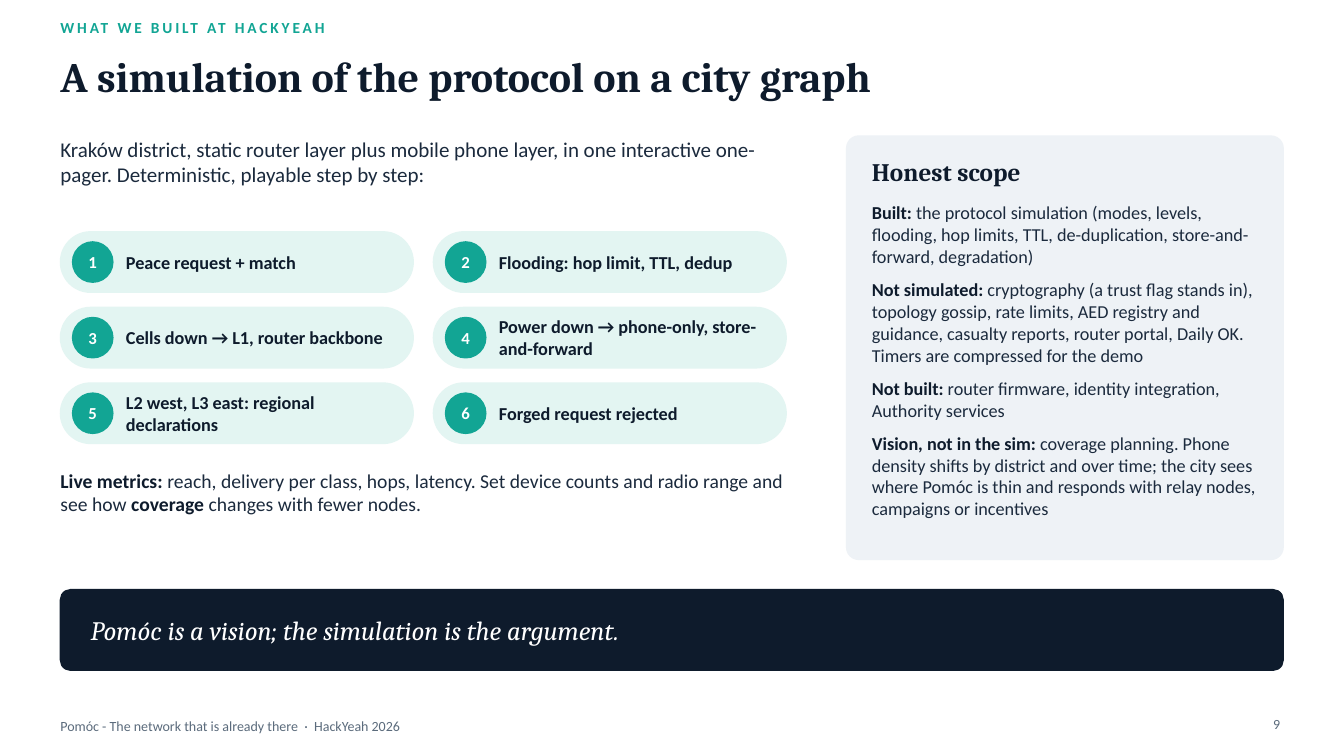
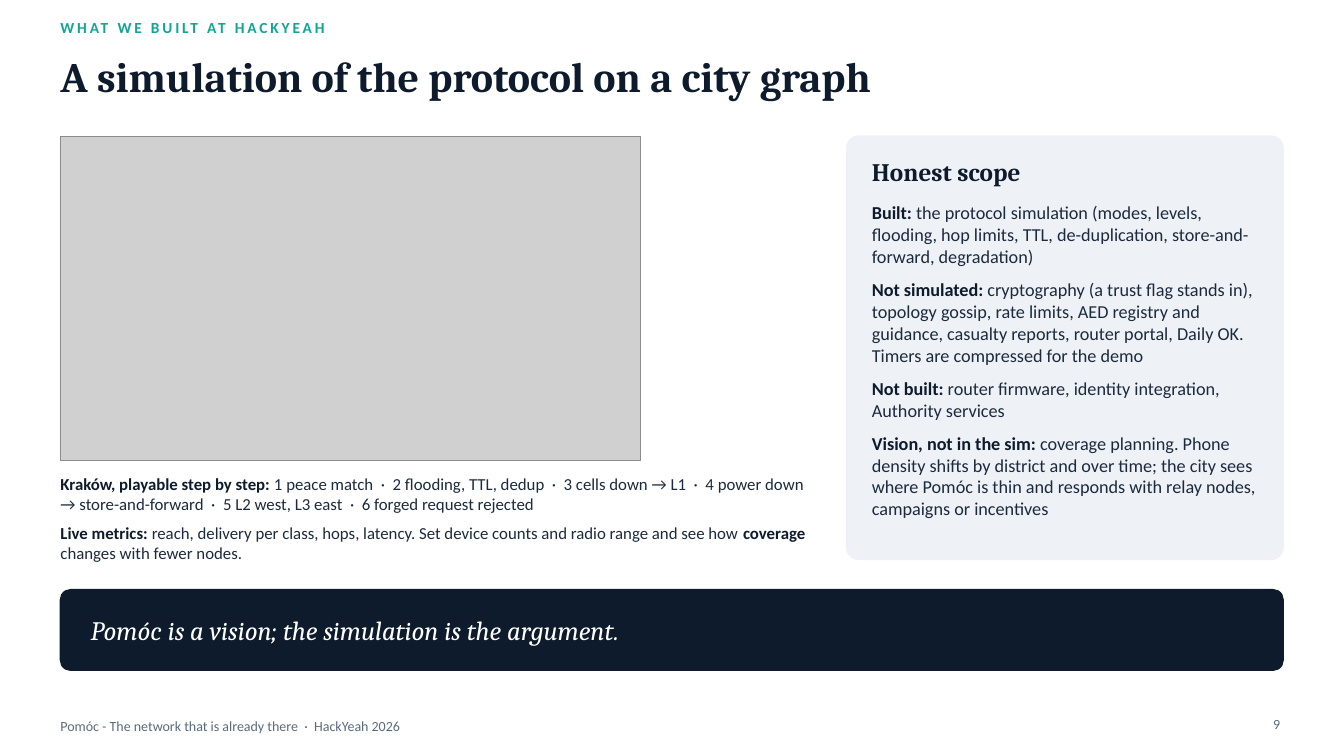
Before and after one commit to theapexlab/hackyeah2026, a slide deck: slide 9 of docs/pitch/pomoc.pptx. Drawn at 1344x756 pixels with LibreOffice and Linux fonts; fonts in the diff are those of the drawing; grey boxes stand for pictures. Boxes give left, top, right and bottom in pixels: in the first picture for what was removed or moved away, otherwise in the second. Text is boxed around its words. In the diff, an @@ line names an element or a change of style, - is before the commit and + after.

Commit message:
docs: update pitch materials and add simulation screenshot
- Updated the Pomóc PDF and PPTX files to reflect recent changes.
- Added a new screenshot of the simulation to enhance visual documentation.

```diff
--- a/docs/pitch/pomoc.pptx
+++ b/docs/pitch/pomoc.pptx
@@ text removed at (60,142,755,186) @@
-Kraków district, static router layer plus mobile phone layer, in one interactive one-pager. Deterministic, playable step by step:
@@ picture added at (60,136,641,461) @@
@@ rounded rectangle removed at (60,232,413,292) @@
@@ rounded rectangle removed at (434,232,786,292) @@
@@ ellipse removed at (73,242,113,282) @@
@@ text removed at (88,257,96,268) @@
-1
@@ text removed at (126,256,296,272) @@
-Peace request + match
@@ ellipse removed at (446,242,486,282) @@
@@ text removed at (461,257,469,268) @@
-2
@@ text removed at (499,256,732,272) @@
-Flooding: hop limit, TTL, dedup
@@ rounded rectangle removed at (60,308,413,368) @@
@@ ellipse removed at (73,318,113,358) @@
@@ rounded rectangle removed at (434,308,786,368) @@
@@ ellipse removed at (446,318,486,358) @@
@@ text removed at (499,320,756,355) @@
-Power down → phone-only, store-and-forward
@@ text removed at (88,333,96,344) @@
-3
@@ text removed at (126,331,382,347) @@
-Cells down → L1, router backbone
@@ text removed at (461,333,469,344) @@
-4
@@ rounded rectangle removed at (60,383,413,444) @@
@@ rounded rectangle removed at (434,383,786,444) @@
@@ ellipse removed at (73,393,113,434) @@
@@ text removed at (88,408,96,419) @@
-5
@@ text removed at (126,396,314,431) @@
-L2 west, L3 east: regional declarations
@@ ellipse removed at (446,393,486,434) @@
@@ text removed at (461,407,469,419) @@
-6
@@ text removed at (499,407,678,423) @@
-Forged request rejected
@@ text at (60,478,803,513): paragraph added @@
+Kraków, playable step by step: 1 peace match · 2 flooding, TTL, dedup · 3 cells down → L1 · 4 power down → store-and-forward · 5 L2 west, L3 east · 6 forged request rejected
@@ text at (60,527,805,562): size 14 to 12 pt in "Live metrics: reach, delivery per class, hops, ..." @@
```
Also in this commit, not shown: 2 other files.
